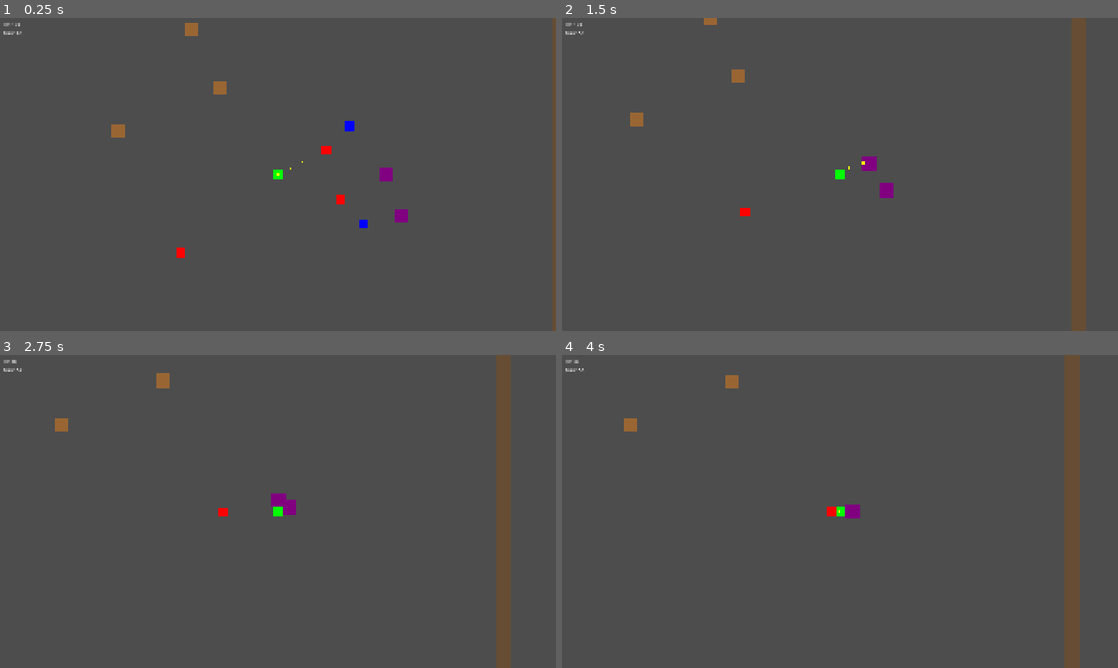
Above: before the commit, frames 1-4 (two rows, left to right).
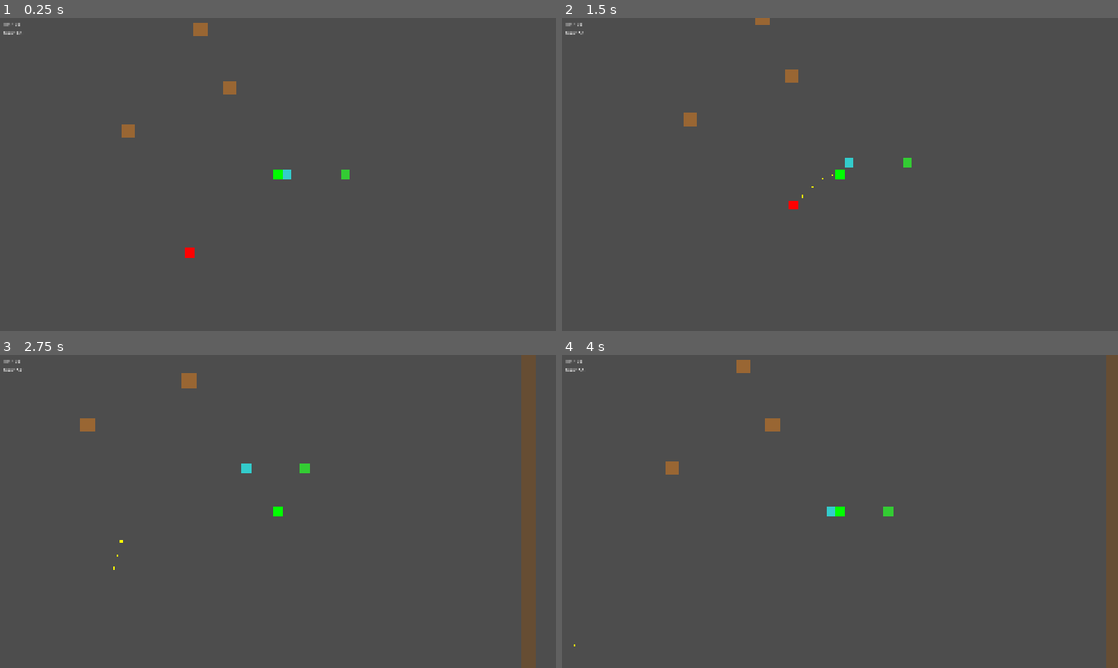
Above: after the commit, the same moments.

Repository: felang/utoland
Game: Godot game, scene res://scenes/main.tscn
Same seed, same stepped clock (60 frames per second), same inputs: the game is played once before the commit and once after it.
Inputs:
- Up to frame 1 (0.25 s): no input
- Up to frame 2 (1.5 s): tap Enter at 0.5 s; hold D (move_right) 0.53-1.28 s; tap 1 at 0.6 s; hold S (move_down) from 1.28 s (still down); tap 2 at 1.35 s
- Up to frame 3 (2.75 s): release S (move_down) at 2.03 s; hold D (move_right) from 2.03 s (still down); tap 3 at 2.1 s
- Up to frame 4 (4 s): release D (move_right) at 2.78 s; hold W (move_up) 2.78-3.53 s; tap 4 at 2.85 s; hold A (move_left) from 3.53 s (still down); tap 1 at 3.6 s

The runs differ from the first frame. In frame 1, 1.7% of the frame differs, in the area x 20-100%, y 0-100%; in frame 2, 3.6%; in frame 3, 6.1%, in the area x 2-97%, y 0-100%; in frame 4, 5.6%.

Commit message:
feat(phase2): 添加豌豆射手和冰雪菇

Diff:
--- a/scenes/main.tscn
+++ b/scenes/main.tscn
@@ -4,12 +4,12 @@
 [ext_resource type="Script" uid="uid://b0j68ldejylty" path="res://scripts/enemy_spawner.gd" id="2_0wfyh"]
 [ext_resource type="PackedScene" uid="uid://b5760tlktfkgu" path="res://scenes/towers/tower_wall.tscn" id="3_jyhfs"]
 [ext_resource type="PackedScene" uid="uid://cw1ribon6hcfu" path="res://scenes/ui/hud.tscn" id="4_tbgi4"]
-[ext_resource type="Script" uid="uid://b5nyvbx3m1il2" path="res://scripts/hud.gd" id="5_tefeu"]
 [ext_resource type="Script" uid="uid://spn074bn5fw7" path="res://scripts/wave_manager.gd" id="6_tefeu"]
+[ext_resource type="PackedScene" uid="uid://r200n4ikcpv2" path="res://scenes/towers/tower_shooter.tscn" id="7_choun"]
 [ext_resource type="PackedScene" uid="uid://5u5tndodgthf" path="res://scenes/map_boundary.tscn" id="7_o6xl0"]
-[ext_resource type="PackedScene" uid="uid://5iglv6nvabcq" path="res://scenes/enemies/enemy_normal.tscn" id="8_normal"]
-[ext_resource type="PackedScene" uid="uid://bxlj77kpxroab" path="res://scenes/enemies/enemy_fast.tscn" id="9_fast"]
-[ext_resource type="PackedScene" uid="uid://c1natg0slsxfx" path="res://scenes/enemies/enemy_tank.tscn" id="10_tank"]
+[ext_resource type="Script" uid="uid://ckwxfmslcyshb" path="res://scripts/tower_shooter.gd" id="8_ya4ey"]
+[ext_resource type="PackedScene" uid="uid://ucsglghc6mnm" path="res://scenes/towers/tower_slow.tscn" id="9_eb6dy"]
+[ext_resource type="Script" uid="uid://numv2t5y702l" path="res://scripts/tower_slow.gd" id="10_trceg"]
 
 [node name="Main" type="Node2D" unique_id=1198174103]
 
@@ -28,28 +28,21 @@
 [node name="TowerWall3" parent="." unique_id=959780861 instance=ExtResource("3_jyhfs")]
 position = Vector2(100, -200)
 
-[node name="HUD" type="CanvasLayer" parent="." unique_id=1731831904 instance=ExtResource("4_tbgi4")]
-script = ExtResource("5_tefeu")
+[node name="HUD" parent="." unique_id=1731831904 instance=ExtResource("4_tbgi4")]
 
 [node name="WaveManager" type="Node" parent="." unique_id=1826046686]
 script = ExtResource("6_tefeu")
 
-[node name="MapBoundary" type="Node2D" parent="." unique_id=1220843918 instance=ExtResource("7_o6xl0")]
+[node name="MapBoundary" parent="." unique_id=1220843918 instance=ExtResource("7_o6xl0")]
 
-[node name="EnemyNormal1" parent="." instance=ExtResource("8_normal")]
-position = Vector2(600, 200)
+[node name="TowerShooter1" type="StaticBody2D" parent="." unique_id=1629987127 instance=ExtResource("7_choun")]
+position = Vector2(600, 300)
+collision_layer = 3
+collision_mask = 2
+script = ExtResource("8_ya4ey")
 
-[node name="EnemyNormal2" parent="." instance=ExtResource("8_normal")]
-position = Vector2(650, 400)
-
-[node name="EnemyFast1" parent="." instance=ExtResource("9_fast")]
-position = Vector2(700, 100)
-
-[node name="EnemyFast2" parent="." instance=ExtResource("9_fast")]
-position = Vector2(750, 500)
-
-[node name="EnemyTank1" parent="." instance=ExtResource("10_tank")]
-position = Vector2(800, 300)
-
-[node name="EnemyTank2" parent="." instance=ExtResource("10_tank")]
-position = Vector2(850, 450)
+[node name="TowerSlow1" type="StaticBody2D" parent="." unique_id=1886032181 instance=ExtResource("9_eb6dy")]
+position = Vector2(400, 300)
+collision_layer = 3
+collision_mask = 2
+script = ExtResource("10_trceg")
--- /dev/null
+++ b/scenes/towers/tower_shooter.tscn
@@ -0,0 +1,21 @@
+[gd_scene format=3 uid="uid://r200n4ikcpv2"]
+
+[ext_resource type="Script" uid="uid://ckwxfmslcyshb" path="res://scripts/tower_shooter.gd" id="1_15q5k"]
+
+[sub_resource type="RectangleShape2D" id="RectangleShape2D_dgv38"]
+size = Vector2(32, 32)
+
+[node name="TowerShooter" type="StaticBody2D" unique_id=1629987127]
+collision_layer = 3
+collision_mask = 2
+script = ExtResource("1_15q5k")
+
+[node name="Visual" type="ColorRect" parent="." unique_id=1512730339]
+offset_left = -16.0
+offset_top = -16.0
+offset_right = 16.0
+offset_bottom = 16.0
+color = Color(0.2, 0.8, 0.2, 1)
+
+[node name="CollisionShape2D" type="CollisionShape2D" parent="." unique_id=203969423]
+shape = SubResource("RectangleShape2D_dgv38")
--- /dev/null
+++ b/scenes/towers/tower_slow.tscn
@@ -0,0 +1,21 @@
+[gd_scene format=3 uid="uid://ucsglghc6mnm"]
+
+[ext_resource type="Script" uid="uid://numv2t5y702l" path="res://scripts/tower_slow.gd" id="1_scoor"]
+
+[sub_resource type="RectangleShape2D" id="RectangleShape2D_3hf2r"]
+size = Vector2(32, 32)
+
+[node name="TowerSlow" type="StaticBody2D" unique_id=1886032181]
+collision_layer = 3
+collision_mask = 2
+script = ExtResource("1_scoor")
+
+[node name="Visual" type="ColorRect" parent="." unique_id=1884607702]
+offset_left = -16.0
+offset_top = -16.0
+offset_right = 16.0
+offset_bottom = 16.0
+color = Color(0.2, 0.8, 0.8, 1)
+
+[node name="CollisionShape2D" type="CollisionShape2D" parent="." unique_id=1321429890]
+shape = SubResource("RectangleShape2D_3hf2r")
--- a/scripts/tower.gd
+++ b/scripts/tower.gd
@@ -1,15 +1,16 @@
 extends StaticBody2D
+class_name Tower
 
-@export var max_hp: float = 300.0
-var current_hp: float = 300.0
+@export var max_hp: float = 100.0
+@export var cost: int = 30
+
+var current_hp: float
 
 func _ready():
+	current_hp = max_hp
 	add_to_group("towers")
 
 func take_damage(amount: float):
 	current_hp -= amount
 	if current_hp <= 0:
-		die()
-
-func die():
-	queue_free()
+		queue_free()
--- /dev/null
+++ b/scripts/tower_shooter.gd
@@ -0,0 +1,32 @@
+extends Tower
+
+@export var attack_range: float = 250.0
+@export var attack_damage: float = 10.0
+@export var attack_rate: float = 1.0
+
+var attack_timer: float = 0.0
+var bullet_scene = preload("res://scenes/bullet.tscn")
+
+func _process(delta):
+	attack_timer -= delta
+	if attack_timer <= 0:
+		shoot_nearest_enemy()
+
+func shoot_nearest_enemy():
+	var enemies = get_tree().get_nodes_in_group("enemies")
+	var closest = null
+	var min_dist = attack_range
+
+	for enemy in enemies:
+		var dist = global_position.distance_to(enemy.global_position)
+		if dist < min_dist:
+			min_dist = dist
+			closest = enemy
+
+	if closest:
+		var bullet = bullet_scene.instantiate()
+		bullet.global_position = global_position
+		bullet.direction = global_position.direction_to(closest.global_position)
+		bullet.damage = attack_damage
+		get_parent().add_child(bullet)
+		attack_timer = attack_rate
--- /dev/null
+++ b/scripts/tower_slow.gd
@@ -0,0 +1,30 @@
+extends Tower
+
+@export var slow_radius: float = 200.0
+@export var slow_percent: float = 0.5
+
+var slow_area: Area2D
+
+func _ready():
+	super._ready()
+
+	# 创建减速光环
+	slow_area = Area2D.new()
+	var collision = CollisionShape2D.new()
+	var shape = CircleShape2D.new()
+	shape.radius = slow_radius
+	collision.shape = shape
+	slow_area.add_child(collision)
+	add_child(slow_area)
+
+	# 连接信号
+	slow_area.body_entered.connect(_on_enemy_entered)
+	slow_area.body_exited.connect(_on_enemy_exited)
+
+func _on_enemy_entered(body):
+	if body.is_in_group("enemies"):
+		body.speed *= (1.0 - slow_percent)
+
+func _on_enemy_exited(body):
+	if body.is_in_group("enemies"):
+		body.speed /= (1.0 - slow_percent)
Not shown, added: scripts/tower_shooter.gd.uid
Not shown, added: scripts/tower_slow.gd.uid
